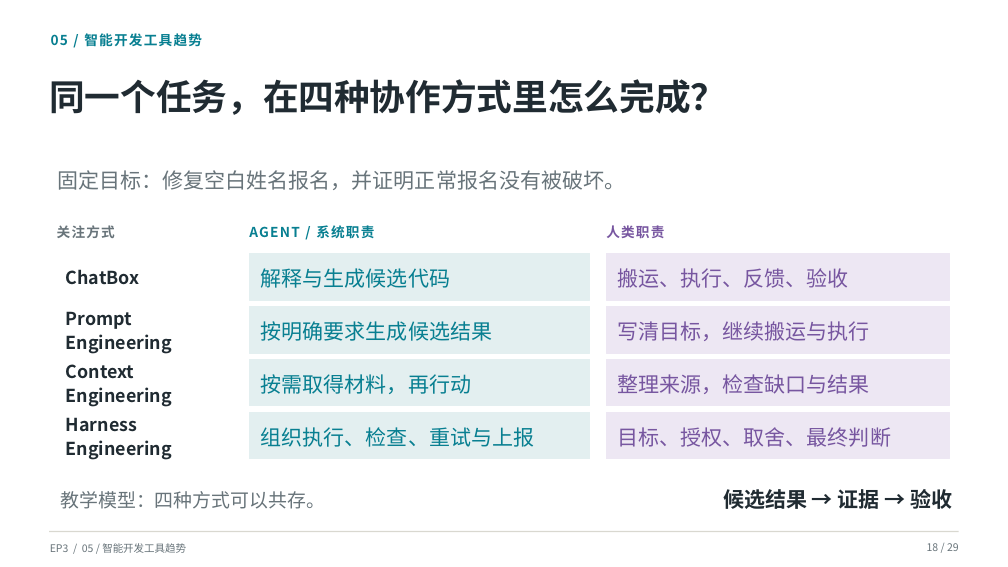
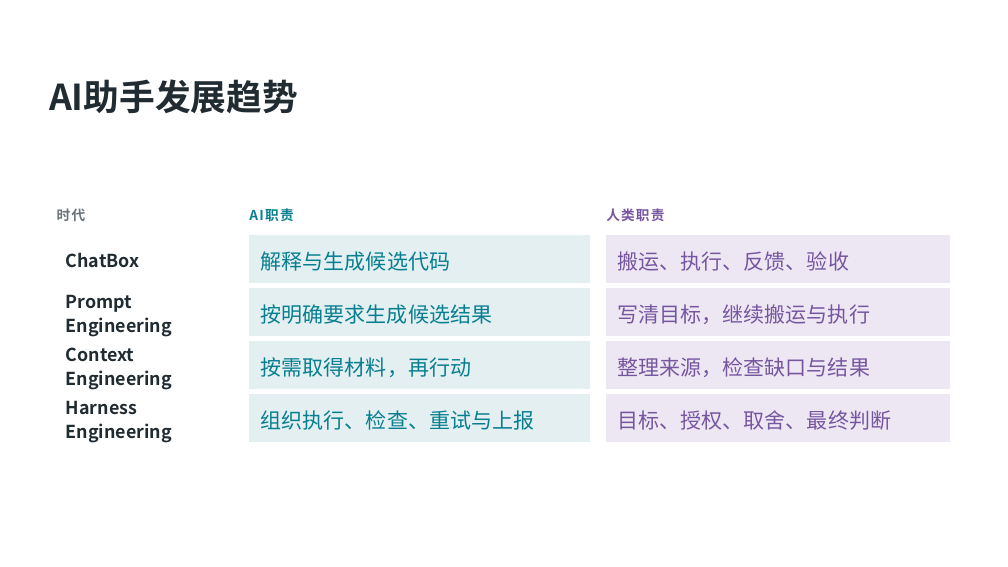
Before and after one commit to SCPZ24/AgentFlow-Salon, a slide deck: slide 18 of PPTs/EP3/Meeting03.pptx (slide 12 before the commit). Drawn at 1008x567 pixels with LibreOffice and Linux fonts; fonts in the diff are those of the drawing; background and template pictures are left out. Boxes give left, top, right and bottom in pixels: in the first picture for what was removed or moved away, otherwise in the second. Text is boxed around its words. In the diff, an @@ line names an element or a change of style, - is before the commit and + after.

Commit message:
完成整份PPT。

```diff
--- a/PPTs/EP3/Meeting03.pptx
+++ b/PPTs/EP3/Meeting03.pptx
@@ text removed at (51,33,202,47) @@
-05 / 智能开发工具趋势
@@ text at (49,79,298,113): text changed @@
-同一个任务，在四种协作方式里怎么完成？
+AI助手发展趋势
@@ text removed at (57,170,625,190) @@
-固定目标：修复空白姓名报名，并证明正常报名没有被破坏。
@@ text at (57,208,86,221): text changed @@
-关注方式
+时代
@@ text at (249,208,293,222): text changed @@
-AGENT / 系统职责
+AI职责
@@ 4 texts: place and size @@
-4 texts at (261,268,870,341)
+4 texts at (261,251,870,324)
@@ 12 rectangles, 9 texts: place and size @@
-12 rectangles, 9 texts at (57,225,950,460)
+12 rectangles, 9 texts at (57,208,950,443)
@@ text removed at (60,491,325,509) @@
-教学模型：四种方式可以共存。
@@ text removed at (723,489,952,509) @@
-候选结果 → 证据 → 验收
@@ line removed from (49, 532) to (959, 532) @@
@@ text removed at (50,543,186,553) @@
-EP3 / 05 / 智能开发工具趋势
@@ text removed at (927,543,959,551) @@
-18 / 29
```
Also in this commit, not shown: 2 other slides changed, 7 slides added, 16 other files.
